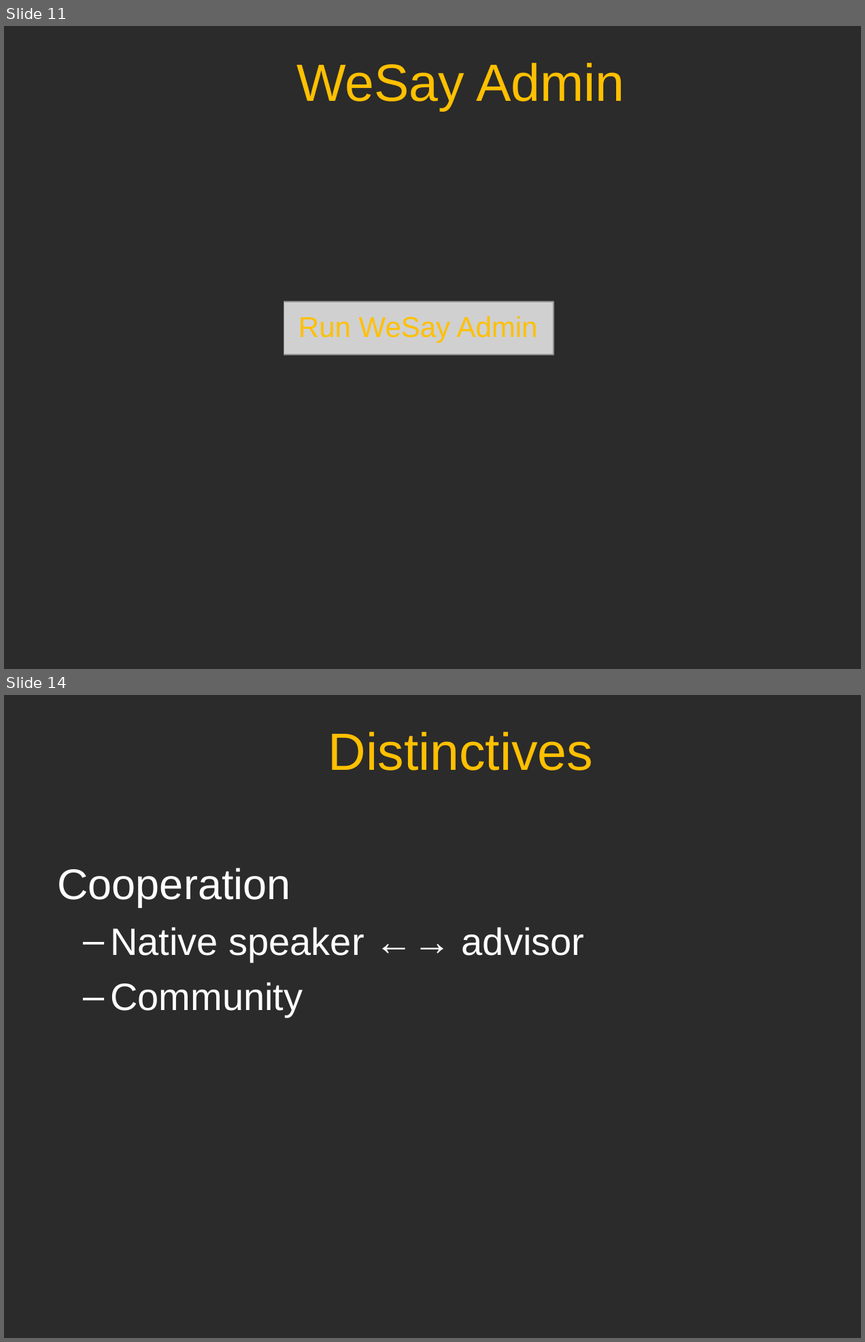
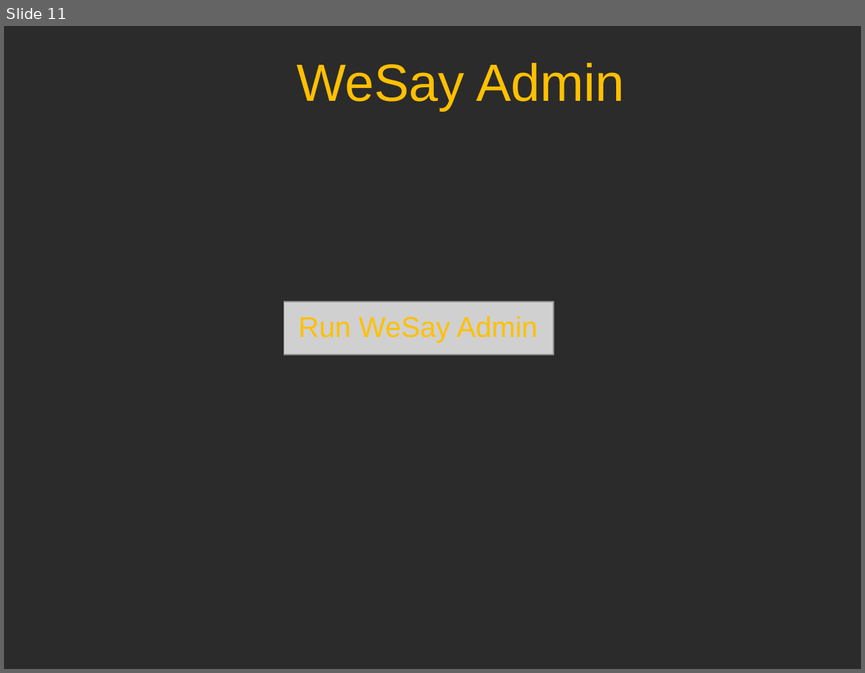
Before and after one commit to sillsdev/wesay, a slide deck: Presentations/CTC2006/V1.ppt. Shown one above the other, each under a label of ours: slides 11 and 14 before the commit, slide 11 after it; the slides between them are not shown. The pictures are 865x1342 and 865x673 pixels, drawn with LibreOffice and Linux fonts; fonts in the diff are those of the drawing; grey boxes stand for pictures; background and template pictures are left out; a plain dark background stands for a picture behind light text. Boxes give left, top, right and bottom in pixels: in the first picture for what was removed or moved away, otherwise in the second. Text is boxed around its words. In the diff, an @@ line names an element or a change of style, - is before the commit and + after.

```diff
--- a/Presentations/CTC2006/V1.ppt
+++ b/Presentations/CTC2006/V1.ppt
@@ slide 14 removed at (x1=4, y1=695, x2=861, y2=1338), background picture (left out) @@
@@ title removed at (x1=328, y1=732, x2=593, y2=770) @@
-Distinctives
@@ text removed at (x1=57, y1=868, x2=585, y2=1017) @@
-  Cooperation
-  – Native speaker ←→ advisor
-  – Community
```
Also in this commit, not shown: 4 slides changed, 7 slides added, 8 other slides removed, 3 other files.
